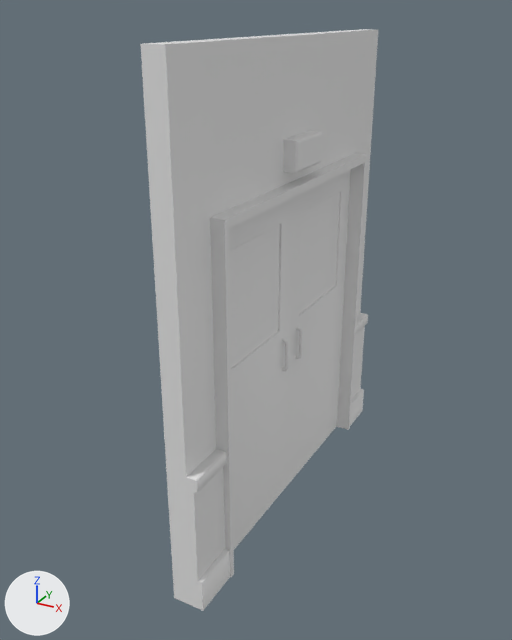
An edit to the FBX model Assets/Level Props/Mur Porte/Mur_Porte.fbx, drawn before and after from the same camera.
Before and after are seen from a 50 mm lens placed at (1.47, -3.01, 2.51), pointed at (-0.12, -0.13, 1.06). The axes (+X, +Y, +Z) are drawn at lower left. The lights are the same throughout. The first picture is the older version.

The first picture shows 'Mur_Porte', 'Porte'.
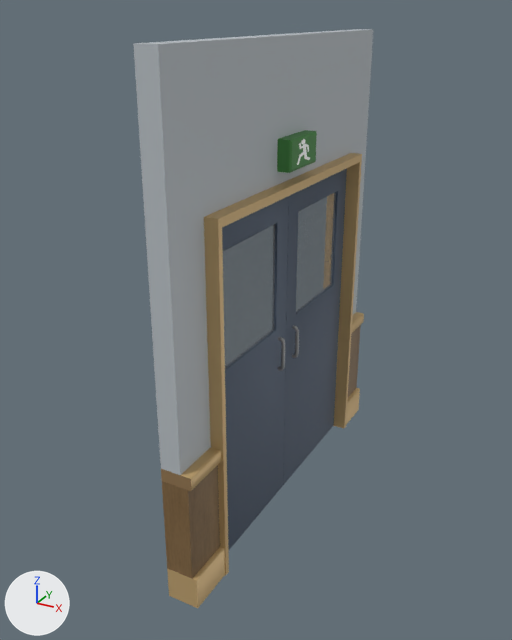
Changed parts and their boxes (x1, y1, x2, y2) in the pictures (512 x 640 px; the box of a moved part takes in the faces that stretch with it):
'Mur_Porte', surface changed, moved
    before: (141, 29, 378, 611)
    after: (133, 29, 373, 608)
'Porte', surface changed, reshaped
    before: (229, 170, 350, 549)
    after: (283, 168, 347, 485)
'Porte.001', added (blue)
    after: (222, 196, 289, 551)
part 1 of me_cube_020, moved or reshaped (not visible afterwards)
    before: (299, 192, 340, 314)
part 2 of me_cube_020, deleted
    before: (282, 338, 289, 371)
part 3 of me_cube_020, deleted
    before: (229, 225, 280, 368)
part 4 of me_cube_020, moved or reshaped
    before: (229, 170, 350, 549)
    after: (283, 191, 338, 485)
part 5 of me_cube_020, surface changed
    before: (300, 330, 303, 358)
    after: (295, 332, 299, 354)

The change, as a list of edits to the scene's bpy script:
```text
Change mat_porte:
    add n2 = _N.new('ShaderNodeTexImage'); n2.name = 'Image Texture'
    add n2.image = img_albedo_transparence_map_1_png
    add n3 = _N.new('ShaderNodeTexImage'); n3.name = 'Image Texture.001'
    add n3.image = img_metalique_smoothness_map_2_png
    where n0 = _N.new('ShaderNodeBsdfPrincipled'); n0.name = 'Principled BSDF'
    add _L.new(n2.outputs[0], n0.inputs[0])  # 'Color' to 'Base Color'
    add _L.new(n2.outputs[1], n0.inputs[4])  # 'Alpha' to 'Alpha'
    add _L.new(n3.outputs[0], n0.inputs[1])  # 'Color' to 'Metallic'
Change mat_mur_porte:
    add n2 = _N.new('ShaderNodeTexImage'); n2.name = 'Image Texture'
    add n2.image = img_albedo_transparence_map_png
    add n3 = _N.new('ShaderNodeTexImage'); n3.name = 'Image Texture.001'
    add n3.image = img_metalique_smoothness_map_png
    add n4 = _N.new('ShaderNodeTexImage'); n4.name = 'Image Texture.002'
    add n4.image = img_emissive_map_png
    where n0 = _N.new('ShaderNodeBsdfPrincipled'); n0.name = 'Principled BSDF'
    add _L.new(n2.outputs[0], n0.inputs[0])  # 'Color' to 'Base Color'
    add _L.new(n3.outputs[0], n0.inputs[1])  # 'Color' to 'Metallic'
    add _L.new(n4.outputs[0], n0.inputs[27])  # 'Color' to 'Emission Color'
Change me_cube_020:
    remove me_cube_020.from_pydata(...)  # 634 vertices, 586 faces; spans x -0.05..0.05, y -0.73..0.73, z 0.0..1.73
    add me_cube_020.from_pydata(...)  # 322 vertices, 294 faces; spans x -0.07..0.03, y 0.0..0.74, z 0.0..1.73
    me_cube_020 part 1: the loose piece of 4 vertices spanning x 0.0, y 0.1..0.63, z 1.01..1.6 is moved by (-0.02, 0.0, 0.0)
    me_cube_020 part 2: the loose piece of 130 vertices spanning x 0.01..0.05, y -0.09..-0.07, z 0.79..0.97 is deleted
    me_cube_020 part 3: the loose piece of 4 vertices spanning x 0.0, y -0.63..-0.1, z 1.01..1.6 is deleted
    me_cube_020 part 4: 94 vertices moved from x -0.04..0.05, y -0.11..0.73, z 0.0..1.73 to x -0.04..0.03, y 0.0..0.74, z 0.0..1.73; 196 vertices removed from x -0.05..0.04, y -0.73..0.11, z 0.0..1.73; 152 vertices added at x -0.07..0.02, y 0.0..0.12, z 0.0..1.73
    me_cube_020 part 5: 22 kept faces spanning x 0.0..0.03, y 0.07..0.09, z 0.81..0.95 get new texture (UV) coordinates
    other edits to the shape of me_cube_020 do not show in these pictures
Change me_cube_013:
    remove me_cube_013.from_pydata(...)  # 132 vertices, 118 faces; spans x -0.09..0.1, y -1.0..1.0, z -1.73..0.67
    add me_cube_013.from_pydata(...)  # 132 vertices, 118 faces; spans x -0.12..0.07, y -1.0..1.0, z 0.0..2.4
    me_cube_013 part 6: the whole mesh is moved by (-0.03, 0.0, 1.73)
Change ob_mur_porte:
    ob_mur_porte.location: (0.0, 0.0, 1.734) -> (0.0, 0.0, 0.0)
Add ob_porte_001:
    ob_porte_001 = bpy.data.objects.new('Porte.001', me_cube_020_1)  # 322 vertices, 295 faces; spans x -0.07..0.03, y -0.73..0.0, z 0.0..1.73
    ob_porte_001.location = (0.0, 0.0, 0.0)
```
